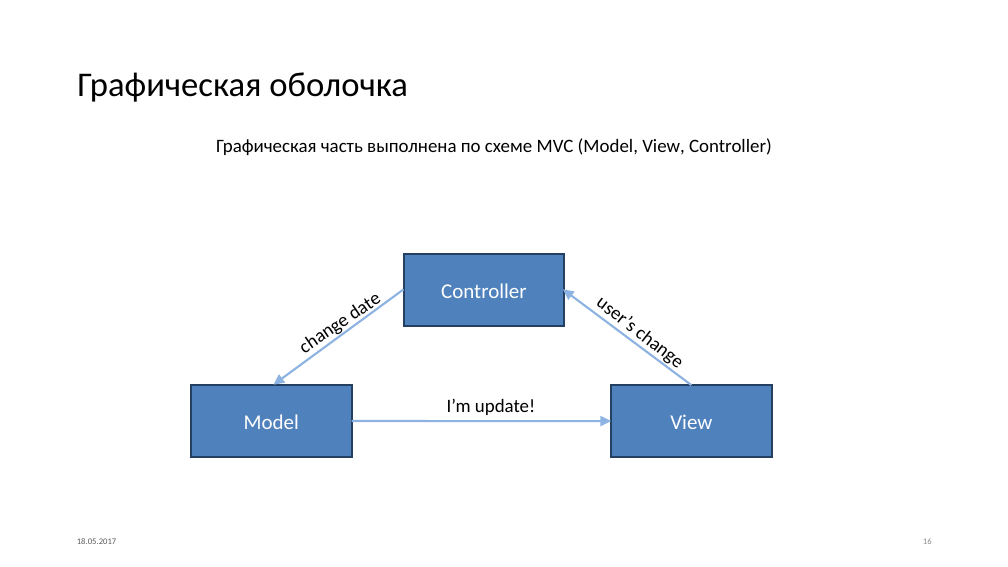
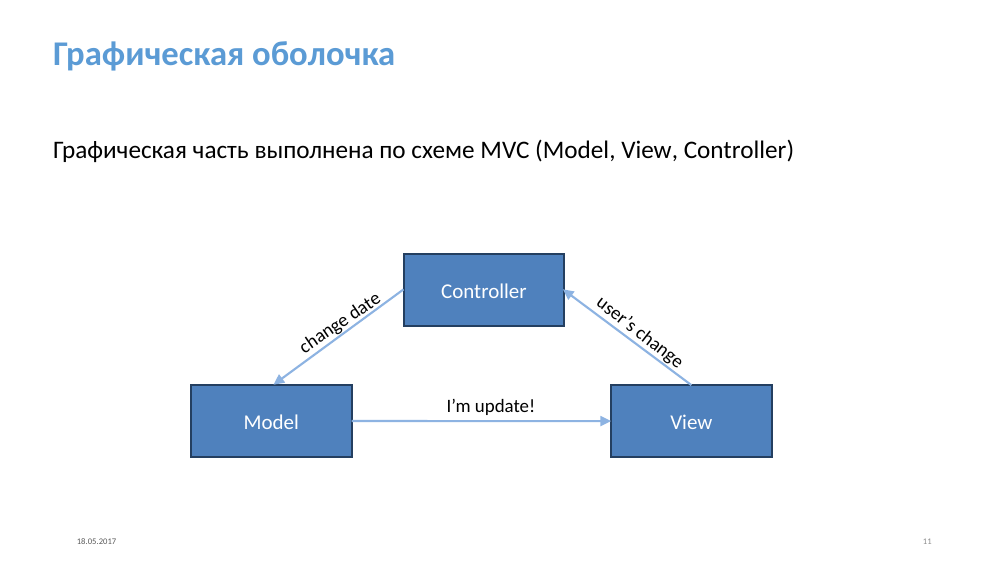
Before and after one commit to GrachevaElena/Checkers, a slide deck: slide 11 of ProjectNewDesign.pptx (slide 16 before the commit). Drawn at 1008x567 pixels with LibreOffice and Linux fonts; fonts in the diff are those of the drawing. Boxes give left, top, right and bottom in pixels: in the first picture for what was removed or moved away, otherwise in the second. Text is boxed around its words. In the diff, an @@ line names an element or a change of style, - is before the commit and + after.

```diff
--- a/ProjectNewDesign.pptx
+++ b/ProjectNewDesign.pptx
@@ text "Графическая оболочка": place and size @@
-text "Графическая оболочка" at (77, 72, 408, 102)
+text "Графическая оболочка" at (53, 41, 395, 71)
@@ text "Графическая оболочка" at (53, 41, 395, 71): text colour #000000 to #5B9BD5, bold on @@
@@ text "Графическая часть выполнена по схеме ...": place and size @@
-text "Графическая часть выполнена по схеме ..." at (216, 138, 772, 155)
+text "Графическая часть выполнена по схеме ..." at (53, 139, 794, 162)
@@ text "Графическая часть выполнена по схеме ..." at (53, 139, 794, 162): size 18 to 24 pt @@
```
Also in this commit, not shown: 9 other slides changed, 5 slides added, 6 slides removed.
